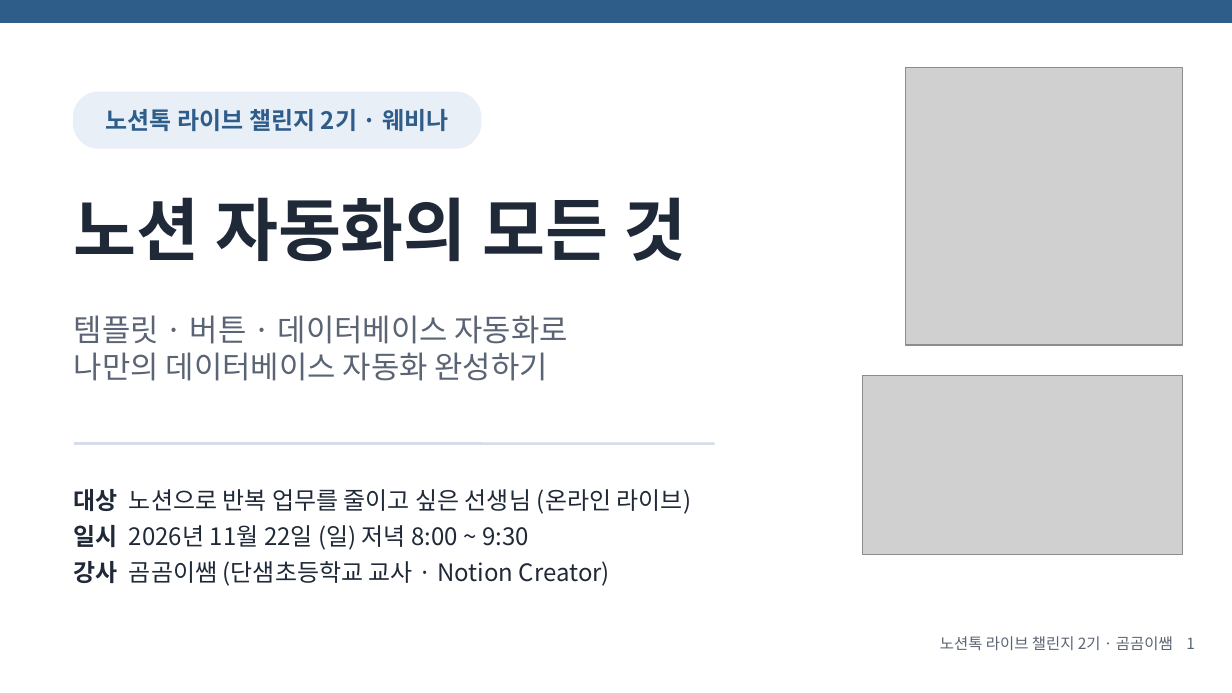
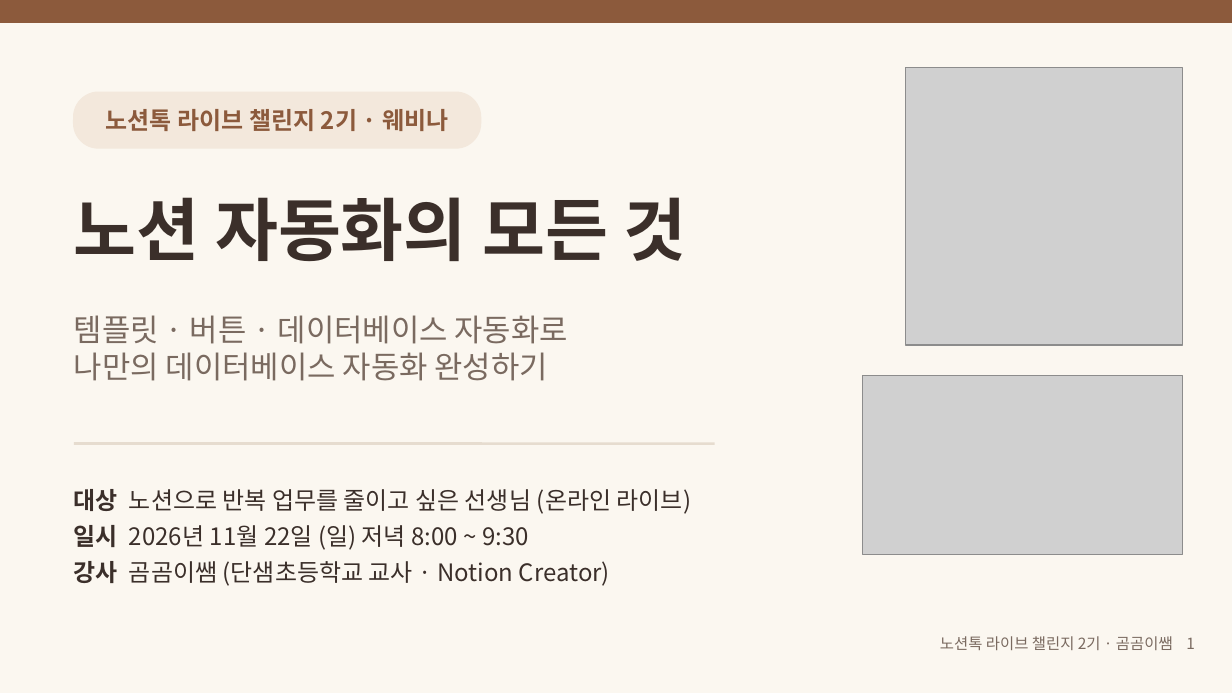
Before and after one commit to gomgomeet/skills, a slide deck: slide 1 of webinars/notiontalk-live-challenge-1/notiontalk-live-challenge-webinar.pptx. Drawn at 1232x693 pixels with LibreOffice and Linux fonts; fonts in the diff are those of the drawing; grey boxes stand for pictures. Boxes give left, top, right and bottom in pixels: in the first picture for what was removed or moved away, otherwise in the second. Text is boxed around its words. In the diff, an @@ line names an element or a change of style, - is before the commit and + after.

```diff
--- a/webinars/notiontalk-live-challenge-1/notiontalk-live-challenge-webinar.pptx
+++ b/webinars/notiontalk-live-challenge-1/notiontalk-live-challenge-webinar.pptx
@@ background #FFFFFF to #FBF7F0 @@
@@ rectangle at [0, 0, 1232, 22]: fill #2F5D8A to #8C5A3C; outline #2F5D8A 1 pt to #8C5A3C 1 pt @@
@@ text "노션톡 라이브 챌린지 2기 · ..." at [106, 109, 448, 131]: text colour #2F5D8A to #8C5A3C @@
@@ rounded rectangle at [74, 92, 480, 148]: fill #E8EFF7 to #F3E8DC; outline #E8EFF7 1 pt to #F3E8DC 1 pt @@
@@ text "노션 자동화의 모든 것" at [74, 197, 687, 261]: text colour #1F2937 to #3B2F2A @@
@@ text "템플릿 · 버튼 · 데이터베이스 ..." at [74, 315, 568, 381]: text colour #5B6474 to #7A6A60 @@
@@ line (74, 444) - (715, 444): stroke #D5DDE8 1.5 pt to #E6DCCF 1.5 pt @@
@@ text "대상 노션으로 반복 업무를 줄이고 ..." at [74, 489, 692, 586]: text colour #1F2937 to #3B2F2A @@
@@ text "노션톡 라이브 챌린지 2기 · ..." at [940, 636, 1195, 650]: text colour #5B6474 to #7A6A60 @@
```
Also in this commit, not shown: 46 other slides changed, 2 other files.
